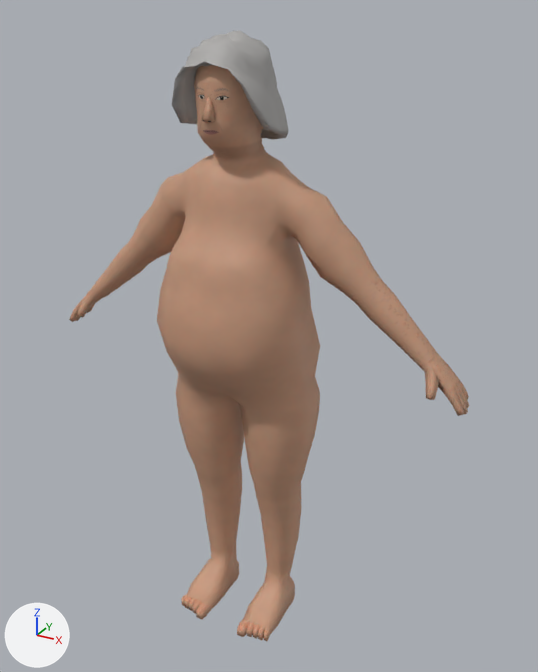
The Blender file assets/models/human_elder_female/human_elder_female_fat.blend: old version first, new version second.
Before and after are seen from a 50 mm lens placed at (0.915, -1.543, 1.635), pointed at (0.05, 0.03, 0.848). The lights are fixed; the arrows at lower left show +X, +Y and +Z. The first picture is the older version.

In view in the first picture: 'Body', 'Hair_curly_grey'.
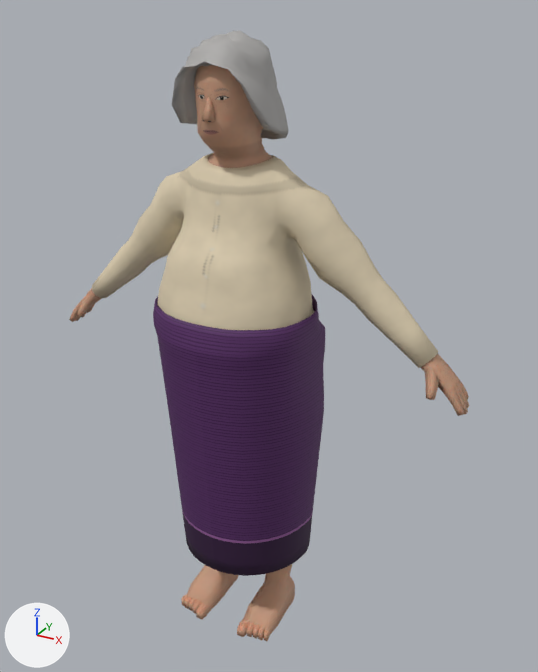
The change, as a list of edits to the scene's bpy script:
```text
Add img_sin_purple_color_png:
    img_sin_purple_color_png = load_image('sin_purple_Color.png', '../clothes_tex/sin_purple_Color.png', 512, 512, 'sRGB')
Add img_sin_purple_normal_png:
    img_sin_purple_normal_png = load_image('sin_purple_Normal.png', '../clothes_tex/sin_purple_Normal.png', 512, 512, 'Non-Color')
Add img_sin_purple_roughness_png:
    img_sin_purple_roughness_png = load_image('sin_purple_Roughness.png', '../clothes_tex/sin_purple_Roughness.png', 512, 512, 'Non-Color')
Add img_human_elder_female_blouse_sin_roughness_png:
    img_human_elder_female_blouse_sin_roughness_png = load_image('human_elder_female_blouse_sin_Roughness.png', 'human_elder_female_blouse_sin_Roughness.png', 1024, 1024, 'Non-Color')
Add img_human_elder_female_blouse_sin_normal_png:
    img_human_elder_female_blouse_sin_normal_png = load_image('human_elder_female_blouse_sin_Normal.png', 'human_elder_female_blouse_sin_Normal.png', 1024, 1024, 'Non-Color')
Add img_human_elder_female_blouse_sin_color_png:
    img_human_elder_female_blouse_sin_color_png = load_image('human_elder_female_blouse_sin_Color.png', 'human_elder_female_blouse_sin_Color.png', 1024, 1024, 'sRGB')
Add mat_cloth_sin_purple:
    mat_cloth_sin_purple = bpy.data.materials.new('Cloth_sin_purple')
    # uses the picture img_sin_purple_color_png
    # uses the picture img_sin_purple_normal_png
    # uses the picture img_sin_purple_roughness_png
Add mat_cloth_elder_female_blouse_sin:
    mat_cloth_elder_female_blouse_sin = bpy.data.materials.new('Cloth_elder_female_blouse_sin')
    # uses the picture img_human_elder_female_blouse_sin_color_png
    # uses the picture img_human_elder_female_blouse_sin_normal_png
    # uses the picture img_human_elder_female_blouse_sin_roughness_png
Add me_cloth_blouse_sin_sin:
    me_cloth_blouse_sin_sin.from_pydata(...)  # 1722 vertices, 1680 faces; spans x -0.218..0.218, y -0.238..0.18, z 0.219..0.962
    me_cloth_blouse_sin_sin.polygons.foreach_set('use_smooth', [True] * 1680)
    me_cloth_blouse_sin_sin.materials.append(mat_cloth_sin_purple)
Add me_cloth_blouse_sin:
    me_cloth_blouse_sin.from_pydata(...)  # 420 vertices, 396 faces; spans x -0.506..0.506, y -0.233..0.172, z 0.808..1.319
    me_cloth_blouse_sin.polygons.foreach_set('use_smooth', [True] * 396)
    me_cloth_blouse_sin.materials.append(mat_cloth_elder_female_blouse_sin)
Add ob_cloth_blouse_sin_sin:
    ob_cloth_blouse_sin_sin = bpy.data.objects.new('Cloth_blouse_sin_sin', me_cloth_blouse_sin_sin)
    ob_cloth_blouse_sin_sin.location = (0.0, 0.0, 0.0)
Add ob_cloth_blouse_sin:
    ob_cloth_blouse_sin = bpy.data.objects.new('Cloth_blouse_sin', me_cloth_blouse_sin)
    ob_cloth_blouse_sin.location = (0.0, 0.0, 0.0)
```

Changed parts and their boxes [x1, y1, x2, y2] in the pictures (538 x 672 px):
'Cloth_blouse_sin_sin', added (purple)
    after: [153, 295, 325, 576]
'Cloth_blouse_sin', added (beige)
    after: [92, 153, 438, 368]
'Body', unchanged, covered by the edit
    both: [69, 65, 469, 641]
